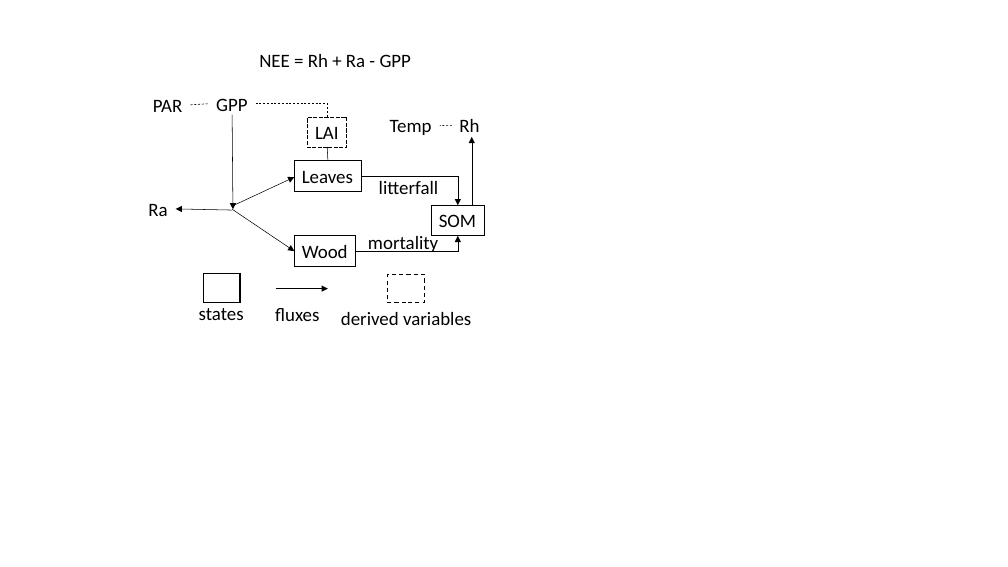
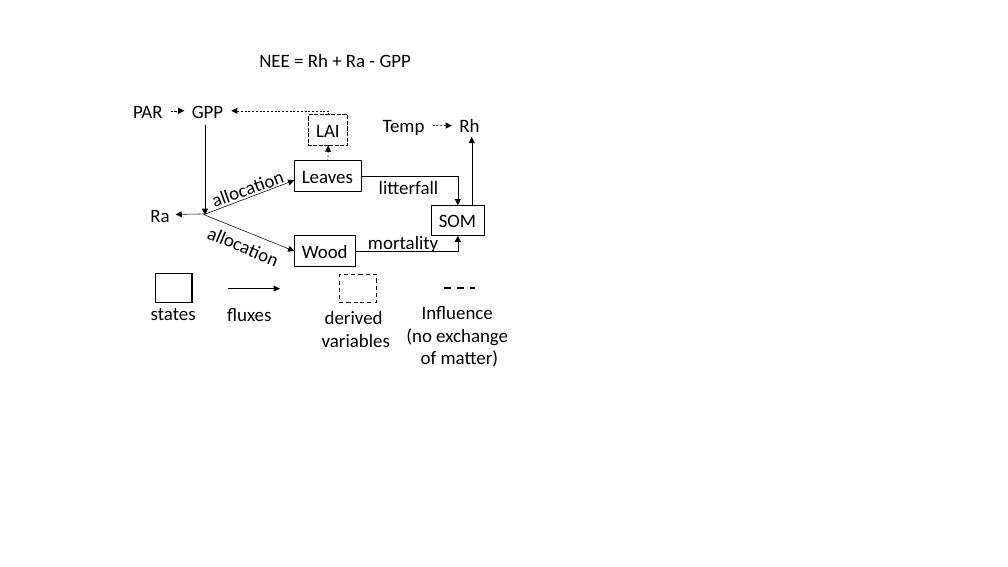
Before and after one commit to jcmorgan7VT/eco4cast-in-R-book, a slide deck: slide 1 of img/model_diagram.pptx. Drawn at 1008x567 pixels with LibreOffice and Linux fonts; fonts in the diff are those of the drawing. Boxes give left, top, right and bottom in pixels: in the first picture for what was removed or moved away, otherwise in the second. Text is boxed around its words. In the diff, an @@ line names an element or a change of style, - is before the commit and + after.

```diff
--- a/img/model_diagram.pptx
+++ b/img/model_diagram.pptx
@@ text "PAR" moved from (x1=153, y1=100, x2=183, y2=112) to (x1=133, y1=106, x2=163, y2=118) @@
@@ line moved from (191, 105) - (209, 104) to (171, 111) - (185, 111) @@
@@ line (171, 111) - (185, 111): line to arrow @@
@@ text "GPP" rewrapped from (x1=216, y1=98, x2=247, y2=116) to (x1=192, y1=105, x2=223, y2=118) @@
@@ elbow line moved from (256, 104) - (327, 117) to (231, 111) - (328, 115) @@
@@ elbow line (231, 111) - (328, 115): elbow line to elbow arrow @@
@@ text "Temp" moved from (x1=390, y1=120, x2=432, y2=135) to (x1=383, y1=120, x2=425, y2=135) @@
@@ arrow moved from (232, 115) - (233, 209) to (205, 126) - (205, 215) @@
@@ line (328, 161) - (328, 145): line to arrow; stroke #000000 0.5 pt to #000000 0.5 pt dashed @@
@@ line moved from (452, 126) - (440, 126) to (452, 126) - (433, 126) @@
@@ line (452, 126) - (433, 126): line to arrow @@
@@ text added at (x1=197, y1=158, x2=297, y2=219), 18 pt, text #000000 @@
+allocation
@@ text "Ra" moved from (x1=148, y1=204, x2=167, y2=216) to (x1=150, y1=210, x2=169, y2=222) @@
@@ arrow moved from (233, 206) - (294, 177) to (204, 215) - (294, 180) @@
@@ arrow moved from (232, 210) - (175, 209) to (204, 214) - (175, 215) @@
@@ text added at (x1=194, y1=213, x2=293, y2=278), 18 pt, text #000000 @@
+allocation
@@ arrow moved from (232, 209) - (294, 251) to (204, 215) - (294, 251) @@
@@ rectangle moved from (x1=203, y1=274, x2=240, y2=302) to (x1=156, y1=274, x2=192, y2=302) @@
@@ 2 texts, 1 rectangle, 1 arrow moved together from (x1=199, y1=274, x2=424, y2=321) to (x1=151, y1=274, x2=376, y2=321) @@
@@ line added from (444, 288) to (476, 288), #000000 1.75 pt dashed @@
@@ text at (x1=322, y1=311, x2=390, y2=347): text changed @@
-derived variables
+derived
+variables
@@ text added at (x1=406, y1=306, x2=508, y2=367), 18 pt, text #000000 @@
+Influence
+(no exchange
+of matter)
```
Also in this commit, not shown: 4 other files.
